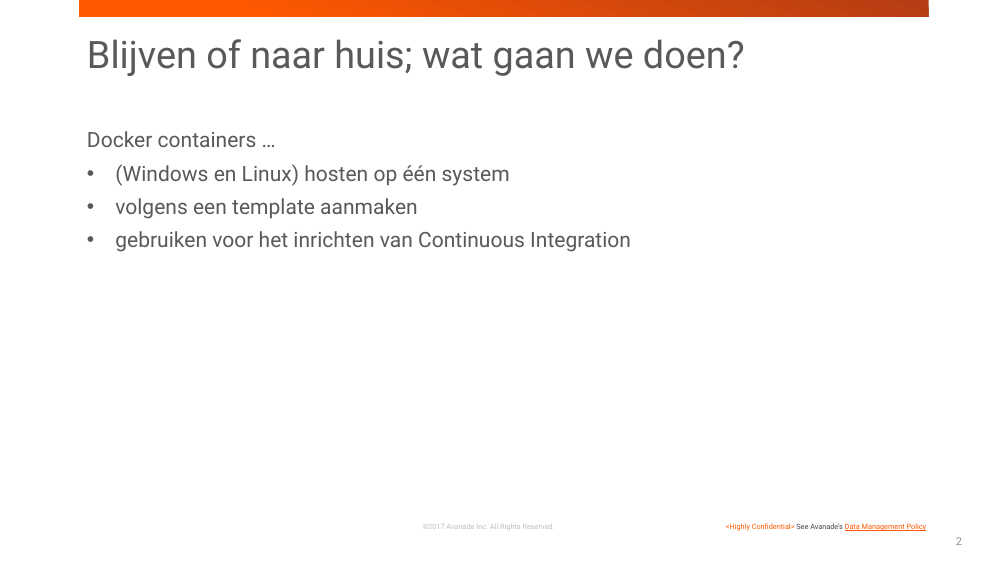
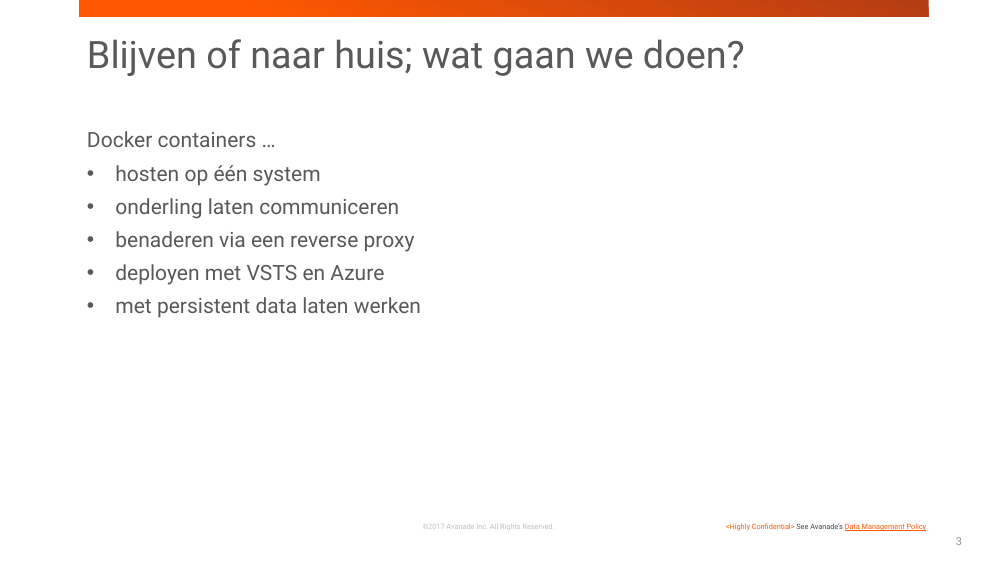
Before and after one commit to devedse/sdfg2017, a slide deck: slide 3 of presentatie.pptx (slide 2 before the commit). Drawn at 1008x567 pixels with LibreOffice and Linux fonts; fonts in the diff are those of the drawing; background and template pictures are left out. Boxes give left, top, right and bottom in pixels: in the first picture for what was removed or moved away, otherwise in the second. Text is boxed around its words. In the diff, an @@ line names an element or a change of style, - is before the commit and + after.

Commit message:
updated presentation

```diff
--- a/presentatie.pptx
+++ b/presentatie.pptx
@@ text at (115, 165, 421, 318): text changed @@
-• (Windows en Linux) hosten op één system
-• volgens een template aanmaken
-• gebruiken voor het inrichten van Continuous Integration
+• hosten op één system
+• onderling laten communiceren
+• benaderen via een reverse proxy
+• deployen met VSTS en Azure
+• met persistent data laten werken
```
Also in this commit, not shown: 1 other slide changed, 6 slides added, 9 slides removed.
